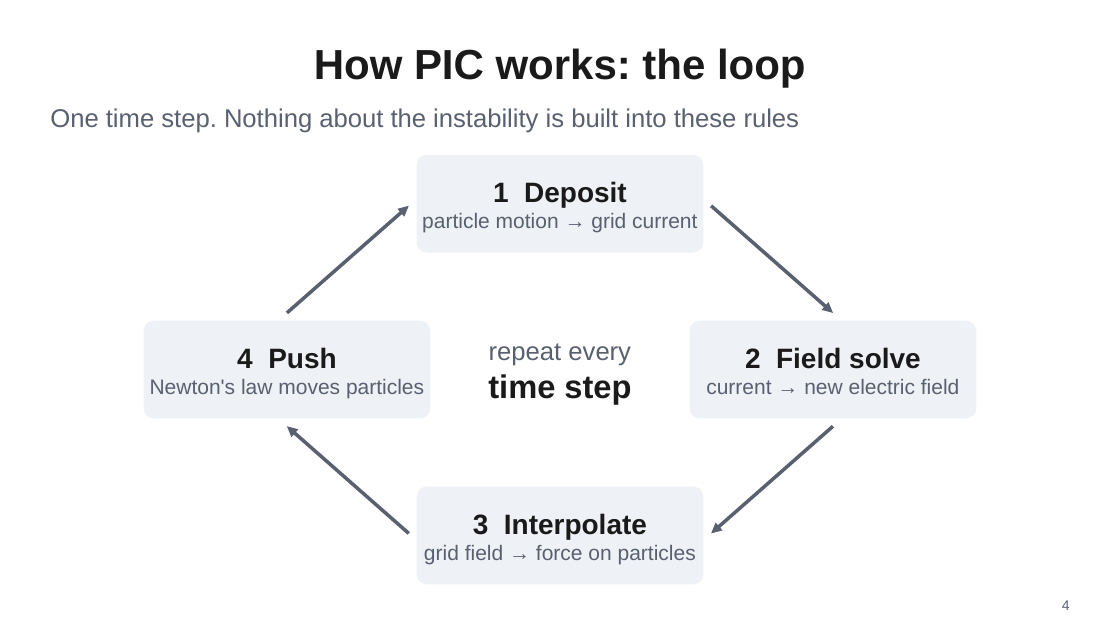
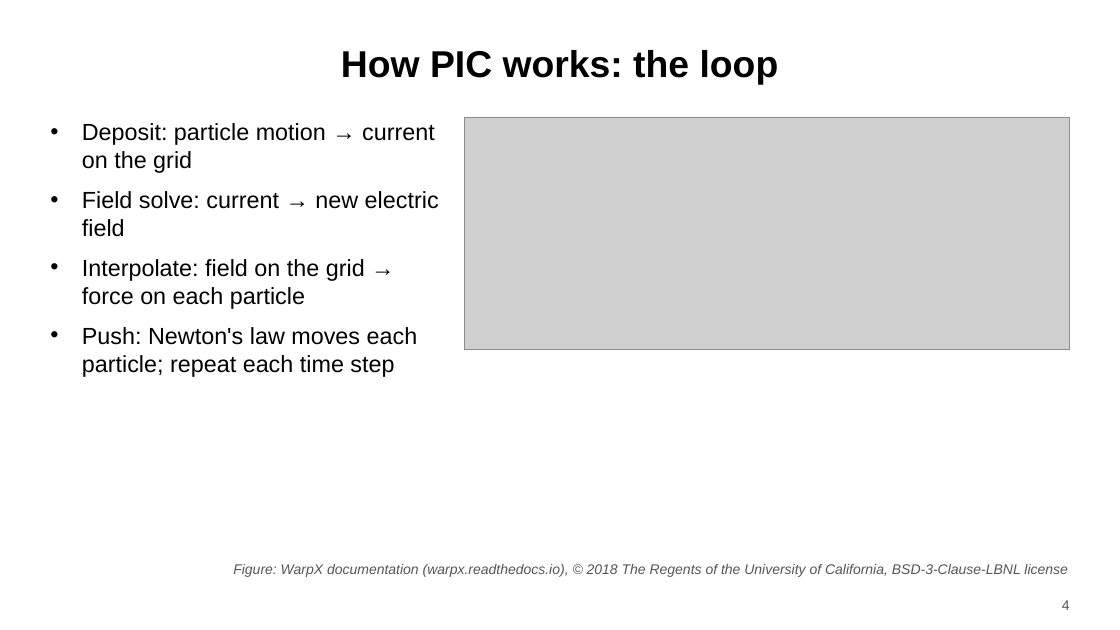
Before and after one commit to harry-wu-28/plasma, a slide deck: slide 4 of twostream/results/talk/twostream_talk.pptx. Drawn at 1120x630 pixels with LibreOffice and Linux fonts; fonts in the diff are those of the drawing; grey boxes stand for pictures. Boxes give left, top, right and bottom in pixels: in the first picture for what was removed or moved away, otherwise in the second. Text is boxed around its words. In the diff, an @@ line names an element or a change of style, - is before the commit and + after.

```diff
--- a/twostream/results/talk/twostream_talk.pptx
+++ b/twostream/results/talk/twostream_talk.pptx
@@ title "How PIC works: the loop" at <box>341,50,779,85</box>: size 36 to 32 pt, text colour #1A1A1A to #000000 @@
@@ text "Deposit: particle motion → current ..." at <box>82,123,439,377</box>: vertical alignment middle to top @@
@@ text removed at <box>50,108,800,133</box> @@
-One time step. Nothing about the instability is built into these rules
@@ picture added at <box>465,118,1070,350</box> @@
@@ text at <box>82,123,439,377</box>: text changed; size 18 to 20 pt; text colour #596070 to #000000 @@
-1 Deposit
-particle motion → grid current
+• Deposit: particle motion → current on the grid
+• Field solve: current → new electric field
+• Interpolate: field on the grid → force on each particle
+• Push: Newton's law moves each particle; repeat each time step
@@ rounded rectangle removed at <box>418,155,703,252</box> @@
@@ arrow removed from (287, 313) to (409, 206) @@
@@ arrow removed from (712, 206) to (833, 313) @@
@@ rounded rectangle removed at <box>145,322,430,418</box> @@
@@ rounded rectangle removed at <box>691,322,976,418</box> @@
@@ text removed at <box>150,347,424,399</box> @@
-4 Push
-Newton's law moves particles
@@ text removed at <box>488,343,631,403</box> @@
-repeat every
-time step
@@ text removed at <box>706,347,959,394</box> @@
-2 Field solve
-current → new electric field
@@ arrow removed from (409, 534) to (287, 427) @@
@@ arrow removed from (833, 427) to (712, 534) @@
@@ rounded rectangle removed at <box>418,487,703,584</box> @@
@@ text removed at <box>424,513,696,565</box> @@
-3 Interpolate
-grid field → force on particles
@@ text added at <box>233,564,1068,577</box>, 12 pt, text #555555, italic @@
+Figure: WarpX documentation (warpx.readthedocs.io), © 2018 The Regents of the University of California, BSD-3-Clause-LBNL license
@@ page number at <box>1062,600,1070,610</box>: text colour #596070 to #555555 @@
```
Also in this commit, not shown: 17 other slides changed, 16 other files.
